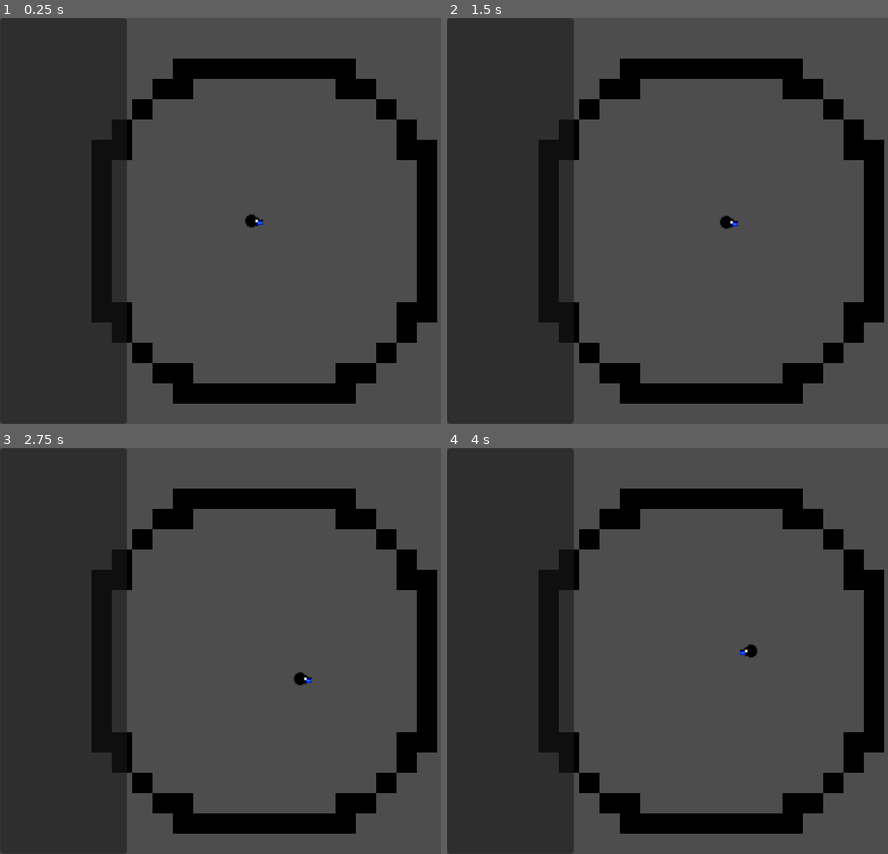
Above: before the commit, frames 1-4 (two rows, left to right).
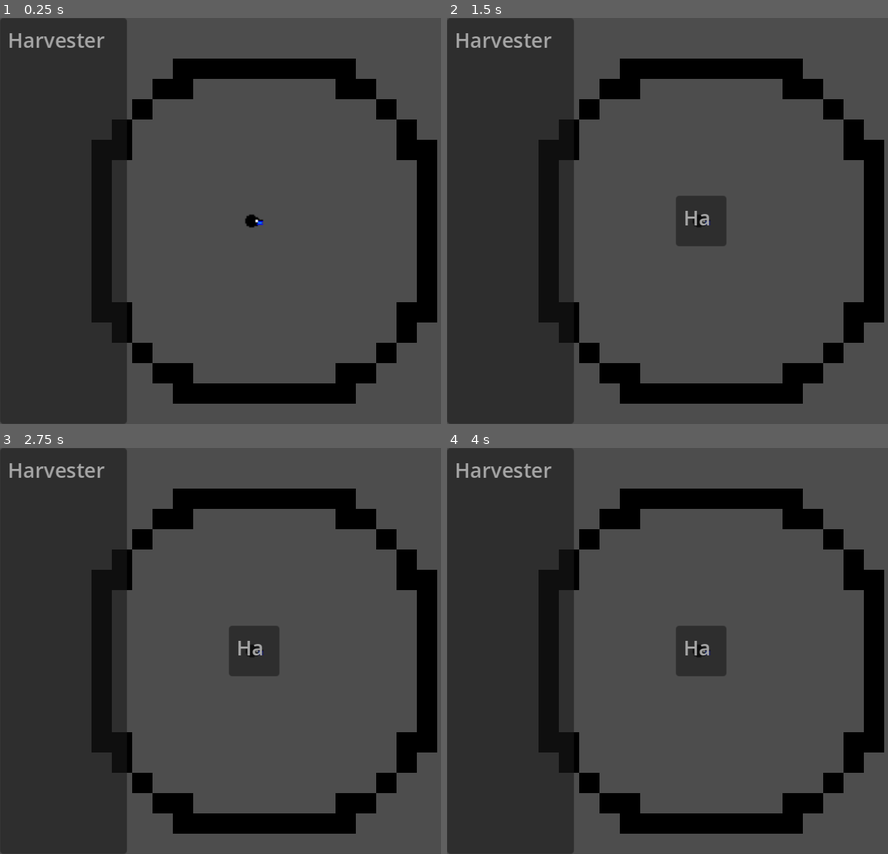
Above: after the commit, the same moments.

Repository: the-alex-g/LD54
Game: Godot game, scene res://world/world.tscn
Two runs of this game, one before a commit and one after it. Both use one fixed random seed, a clock stepped at 60 frames per second and the inputs below.
Inputs:
- Up to frame 1 (0.25 s): no input
- Up to frame 2 (1.5 s): tap Enter at 0.5 s; hold D (right) 0.53-1.28 s; tap B (build) at 0.6, 1.35 s; hold S (down) from 1.28 s (still down)
- Up to frame 3 (2.75 s): release S (down) at 2.03 s; hold D (right) from 2.03 s (still down); tap B (build) at 2.1 s
- Up to frame 4 (4 s): release D (right) at 2.78 s; hold W (up) 2.78-3.53 s; tap B (build) at 2.85, 3.6 s; tap Space at 3.5 s; hold A (left) from 3.53 s (still down)

The runs differ from the first frame. In frame 1, 0.3% of the frame differs, in the area x 2-24%, y 3-8%; in frame 2, 1.7%; in frame 3, 1.8%, in the area x 2-71%, y 3-59%; in frame 4, 1.8%.

Commit message:
Add autonomous harvester

Diff:
--- a/project/constructions/construction.gd
+++ b/project/constructions/construction.gd
@@ -1,7 +1,7 @@
 class_name Construction
 extends Node2D
 
-enum {ANCHOR_TOP, ANCHOR_BOTTOM, ANCHOR_LEFT, ANCHOR_RIGHT, ANCHOR_SIDE, ANCHOR_ALL}
+enum {ANCHOR_TOP, ANCHOR_BOTTOM, ANCHOR_LEFT, ANCHOR_RIGHT, ANCHOR_SIDE, ANCHOR_ALL, ANCHOR_NONE}
 
 var anchor : int
 
--- /dev/null
+++ b/project/constructions/harvester.gd
@@ -0,0 +1,43 @@
+class_name Harvester
+extends Construction
+
+signal resource_collected(resource_type)
+
+var resources_collected := 3
+var target := Vector2.INF
+var potential_targets : Array[Vector2] = [] : set = _set_potential_targets
+
+
+func _process(delta:float)->void:
+	if resources_collected == 3 and potential_targets.size() > 0:
+		_find_new_target()
+	if target != Vector2.INF:
+		global_position = lerp(global_position, target, 0.5 * delta)
+		if target.distance_squared_to(global_position) < 0.01:
+			_reached_target()
+
+
+func _find_new_target()->void:
+	target = potential_targets.pick_random()
+	resources_collected = 0
+
+
+func _reached_target()->void:
+	target = Vector2.INF
+
+
+func collect(resource_type:String)->void:
+	resource_collected.emit(resource_type)
+	resources_collected += 1
+
+
+func _set_potential_targets(value:Array[Vector2])->void:
+	potential_targets = value
+	if potential_targets.size() > 0:
+		_find_new_target()
+
+
+func _on_area_2d_area_entered(area:Area2D)->void:
+	if area is ResourceParticle:
+		collect(area.resource_type)
+		area.queue_free()
--- /dev/null
+++ b/project/constructions/harvester.tscn
@@ -0,0 +1,16 @@
+[gd_scene load_steps=3 format=3 uid="uid://bjunqb1hiyubs"]
+
+[ext_resource type="Script" path="res://constructions/harvester.gd" id="1_u4j08"]
+
+[sub_resource type="CircleShape2D" id="CircleShape2D_knmbm"]
+radius = 5.0
+
+[node name="Harvester" type="Node2D"]
+script = ExtResource("1_u4j08")
+
+[node name="Area2D" type="Area2D" parent="."]
+
+[node name="CollisionShape2D" type="CollisionShape2D" parent="Area2D"]
+shape = SubResource("CircleShape2D_knmbm")
+
+[connection signal="area_entered" from="Area2D" to="." method="_on_area_2d_area_entered"]
--- a/project/hud/hud.gd
+++ b/project/hud/hud.gd
@@ -8,7 +8,8 @@
 	{"name":"Top", "anchors":[Construction.ANCHOR_TOP], "anchors_exclude":[], "cost":{}},
 	{"name":"Bottom", "anchors":[Construction.ANCHOR_BOTTOM], "anchors_exclude":[], "cost":{"light":1}},
 	{"name":"Side", "anchors":[Construction.ANCHOR_SIDE], "anchors_exclude":[], "cost":{}},
-	{"name":"Glowing Algae", "anchors":[Construction.ANCHOR_ALL], "anchors_exclude":[], "cost":{}, "path":"res://constructions/glowing_algae.tscn"}
+	{"name":"Glowing Algae", "anchors":[Construction.ANCHOR_ALL], "anchors_exclude":[], "cost":{}, "path":"res://constructions/glowing_algae.tscn"},
+	{"name":"Harvester", "anchors":[Construction.ANCHOR_NONE], "anchors_exclude":[Construction.ANCHOR_ALL], "cost":{}, "path":"res://constructions/harvester.tscn"},
 ]
 
 var _build_location := Vector2i.ZERO
@@ -54,6 +55,10 @@
 				match anchor:
 					Construction.ANCHOR_ALL:
 						if anchors.size() > 0:
+							can_build_construction = true
+							break
+					Construction.ANCHOR_NONE:
+						if anchors.size() == 0:
 							can_build_construction = true
 							break
 					Construction.ANCHOR_SIDE:
--- a/project/world/world.gd
+++ b/project/world/world.gd
@@ -11,7 +11,8 @@
 @onready var _tilemap : TileMap = $TileMap
 @onready var _player : Player = $Player
 
-var _points_occupied : PackedVector2Array = []
+var _points_occupied : Dictionary = {}
+var _harvesters : Array[Harvester] = []
 
 
 func _ready()->void:
@@ -53,8 +54,25 @@
 func _build_construction(path:String, location:Vector2i, anchors:Array)->void:
 	var construction : Construction = load(path).instantiate()
 	construction.global_position = _tilemap.map_to_local(location)
+	if anchors.size() > 0:
+		_points_occupied[location] = construction
 	add_child(construction)
 	construction.call_deferred("set_anchors", anchors)
+
+	if construction is Harvester:
+		construction.resource_collected.connect(_on_resource_collected)
+		_harvesters.append(construction)
+
+	for harvester in _harvesters:
+		harvester.potential_targets = _get_generator_locations()
+
+
+func _get_generator_locations()->Array[Vector2]:
+	var generator_locations : Array[Vector2] = []
+	for location in _points_occupied:
+		if _points_occupied[location] is Generator:
+			generator_locations.append(_tilemap.map_to_local(location))
+	return generator_locations
 
 
 func _on_player_build()->void:
@@ -63,7 +81,6 @@
 
 func _on_hud_build(path:String, location:Vector2i, anchors:Array)->void:
 	_build_construction(path, location, anchors)
-	_points_occupied.append(location)
 	_player.paused = false
 
 
@@ -71,5 +88,5 @@
 	_player.paused = false
 
 
-func _on_player_resource_collected(resource_type:String)->void:
+func _on_resource_collected(resource_type:String)->void:
 	update_resources.emit(resource_type)
--- a/project/world/world.tscn
+++ b/project/world/world.tscn
@@ -30,6 +30,6 @@
 [connection signal="update_anchors" from="." to="HUD" method="_on_world_update_anchors"]
 [connection signal="update_resources" from="." to="HUD" method="_on_world_update_resources"]
 [connection signal="build" from="Player" to="." method="_on_player_build"]
-[connection signal="resource_collected" from="Player" to="." method="_on_player_resource_collected"]
+[connection signal="resource_collected" from="Player" to="." method="_on_resource_collected"]
 [connection signal="build" from="HUD" to="." method="_on_hud_build"]
 [connection signal="build_abort" from="HUD" to="." method="_on_hud_build_abort"]
